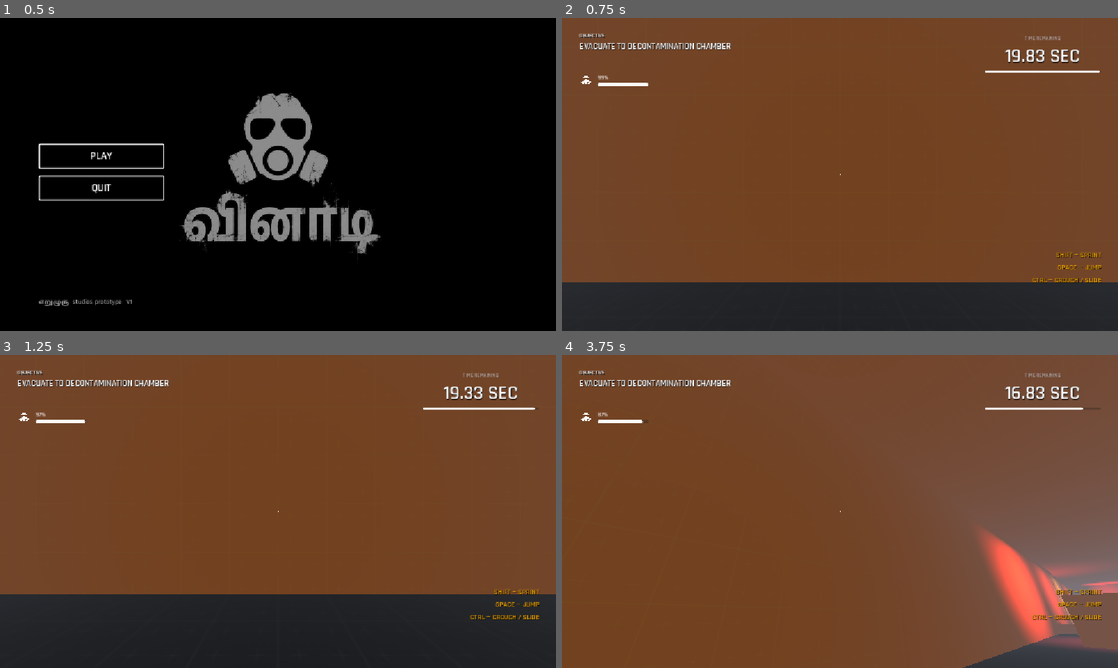
Above: before the commit, frames 1-4 (two rows, left to right).
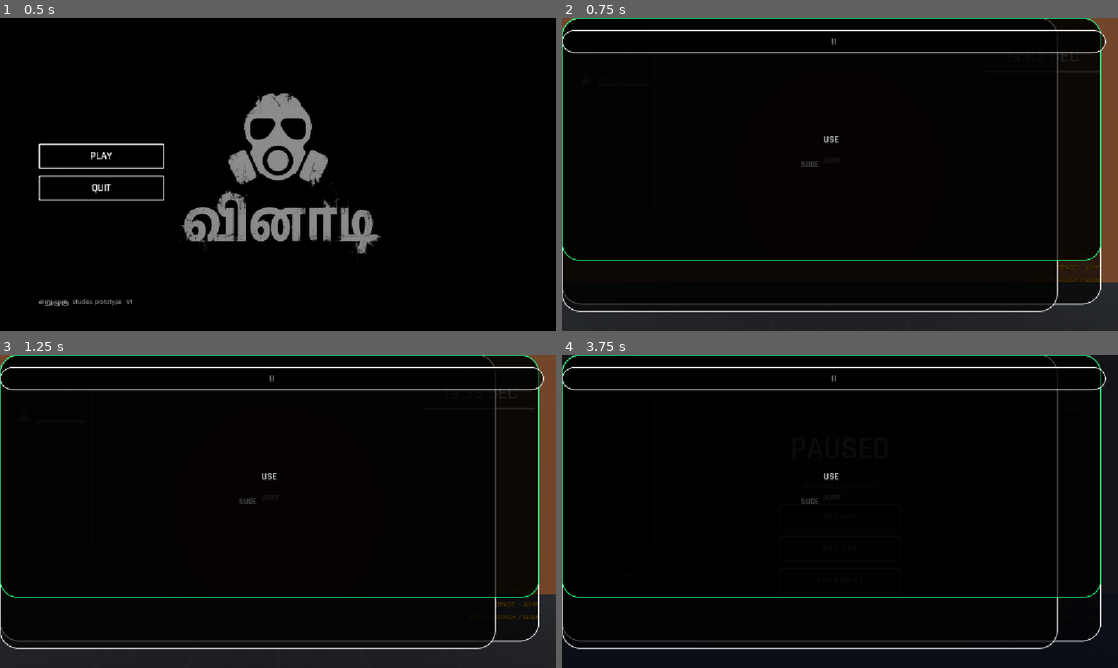
Above: after the commit, the same moments.

Repository: DREAD-COMRADE/VINADI
Game: Godot game, scene res://ui/main_menu.tscn
Two runs of this game, one before a commit and one after it. Both use one fixed random seed, a clock stepped at 60 frames per second and the inputs below. Sound files missing from this copy of the repository are replaced by a short silence.
Inputs (mouse positions are in pixels of both pictures, inside the frame that each line leads up to):
- Up to frame 1 (0.5 s): no input
- Up to frame 2 (0.75 s): click "PLAY" at 0.5 s
- Up to frame 3 (1.25 s): no input
- Up to frame 4 (3.75 s): click (828, 498) at 1.25 s, where only the run after the commit has a clickable "JUMP"; click (812, 502) at 2 s, where only the run after the commit has a clickable "SLIDE"; click (828, 477) at 2.75 s, where only the run after the commit has a clickable "USE"; click (834, 380) at 3.5 s, where only the run after the commit has a clickable "||"

Frame 1 is identical in both runs. In frame 2, 90% of the frame differs, in the area x 0-98%, y 0-94%; in frame 3, 89%; in frame 4, 100%, in the area x 0-100%, y 0-100%.
Error before the commit: Parse Error: Cannot infer the type of "pos" variable because the value doesn't have a set type. (res://ui/touch_controls.gd:193)

Commit message:
Fix type inference on event.position in touch_controls.gd

Diff:
--- a/ui/touch_controls.gd
+++ b/ui/touch_controls.gd
@@ -190,7 +190,8 @@
 
 	# ── TOUCH DOWN ────────────────────────────────────────────────────────────
 	if event is InputEventScreenTouch and event.pressed:
-		var pos := event.position
+		var touch_ev := event as InputEventScreenTouch
+		var pos: Vector2 = touch_ev.position
 
 		# Check if touch is on action buttons
 		if _is_pos_inside_control(_btn_jump, pos) or \
@@ -203,7 +204,7 @@
 		if pos.x < half_screen_x:
 			if not _joystick_active:
 				_joystick_active = true
-				_joystick_touch_id = event.index
+				_joystick_touch_id = touch_ev.index
 				_joystick_center = pos
 				_joystick_current = pos
 				_joystick_base.global_position = _joystick_center - _joystick_base.size * 0.5
@@ -213,24 +214,25 @@
 		# Right half of screen -> Look Drag
 		else:
 			if _look_touch_id == -1:
-				_look_touch_id = event.index
+				_look_touch_id = touch_ev.index
 				_look_last_pos = pos
 
 	# ── TOUCH UP ──────────────────────────────────────────────────────────────
 	elif event is InputEventScreenTouch and not event.pressed:
-		if event.index == _joystick_touch_id:
+		var touch_ev := event as InputEventScreenTouch
+		if touch_ev.index == _joystick_touch_id:
 			_release_joystick()
-		elif event.index == _look_touch_id:
+		elif touch_ev.index == _look_touch_id:
 			_look_touch_id = -1
 
 	# ── DRAG ──────────────────────────────────────────────────────────────────
 	elif event is InputEventScreenDrag:
-		if event.index == _joystick_touch_id:
-			_joystick_current = event.position
+		var drag_ev := event as InputEventScreenDrag
+		if drag_ev.index == _joystick_touch_id:
+			_joystick_current = drag_ev.position
 			_update_joystick_vector()
-		elif event.index == _look_touch_id:
-			var delta_pos: Vector2 = event.position - _look_last_pos
-			_look_last_pos = event.position
+		elif drag_ev.index == _look_touch_id:
+			var delta_pos: Vector2 = drag_ev.relative
 			_apply_look(delta_pos)
 
 
